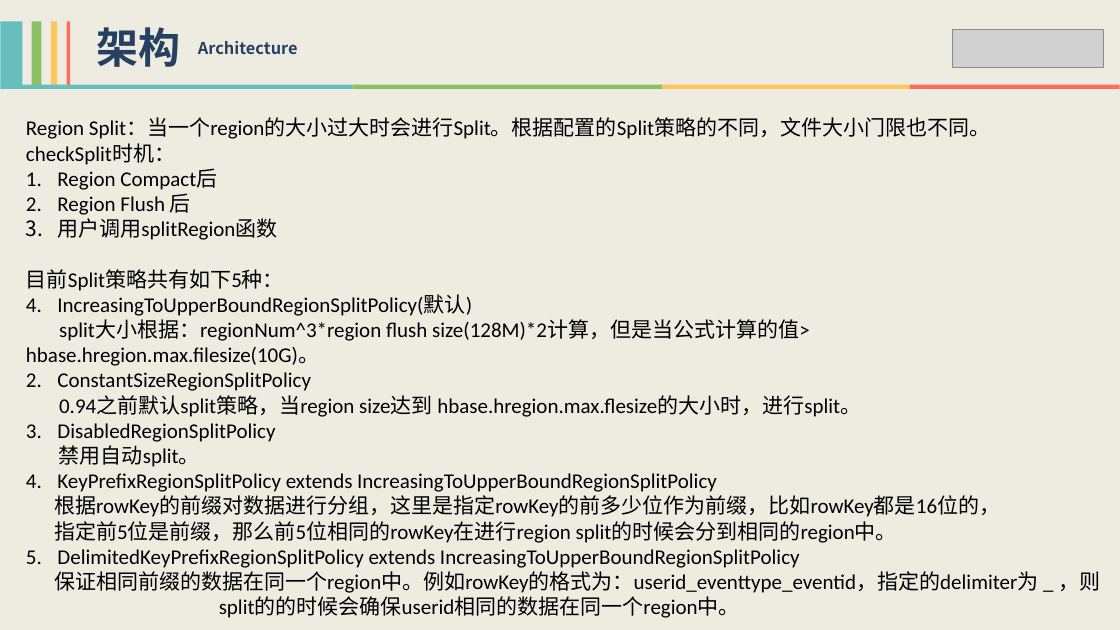
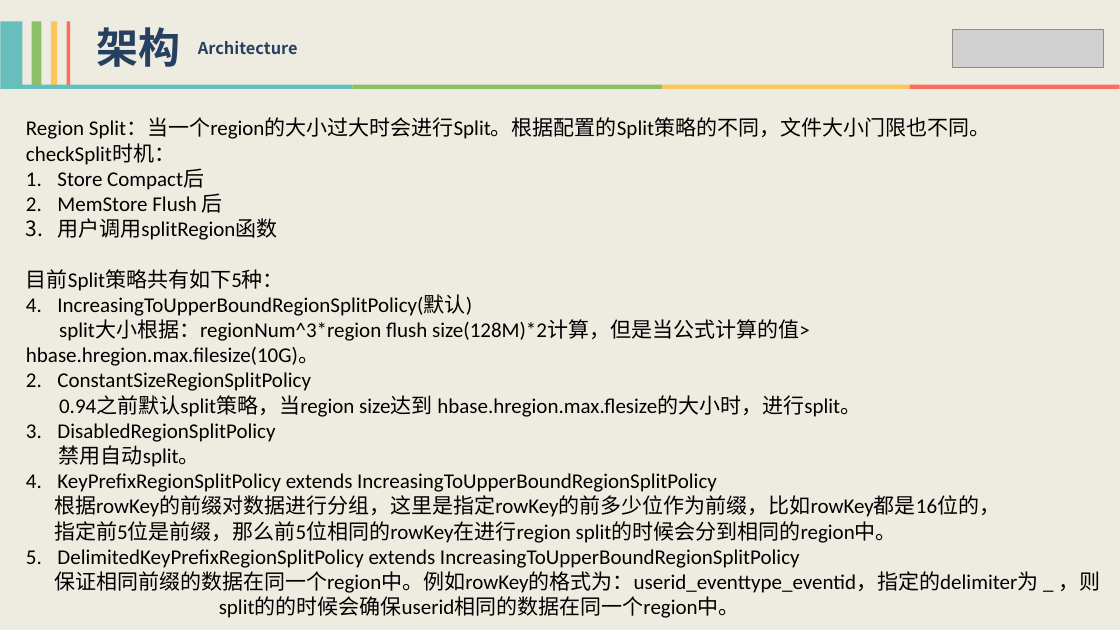
Before and after one commit to xiaoguoqiang/data, a slide deck: slide 24 of HBase技术分享-李强.pptx (slide 25 before the commit). Drawn at 1120x630 pixels with LibreOffice and Linux fonts; fonts in the diff are those of the drawing; grey boxes stand for pictures. Boxes give left, top, right and bottom in pixels: in the first picture for what was removed or moved away, otherwise in the second. Text is boxed around its words. In the diff, an @@ line names an element or a change of style, - is before the commit and + after.

```diff
--- a/HBase技术分享-李强.pptx
+++ b/HBase技术分享-李强.pptx
@@ text at (57, 168, 223, 213): text changed @@
-1. Region Compact后
-2. Region Flush 后
+1. Store Compact后
+2. MemStore Flush 后
```
Also in this commit, not shown: 6 other slides changed, 1 slide removed.
